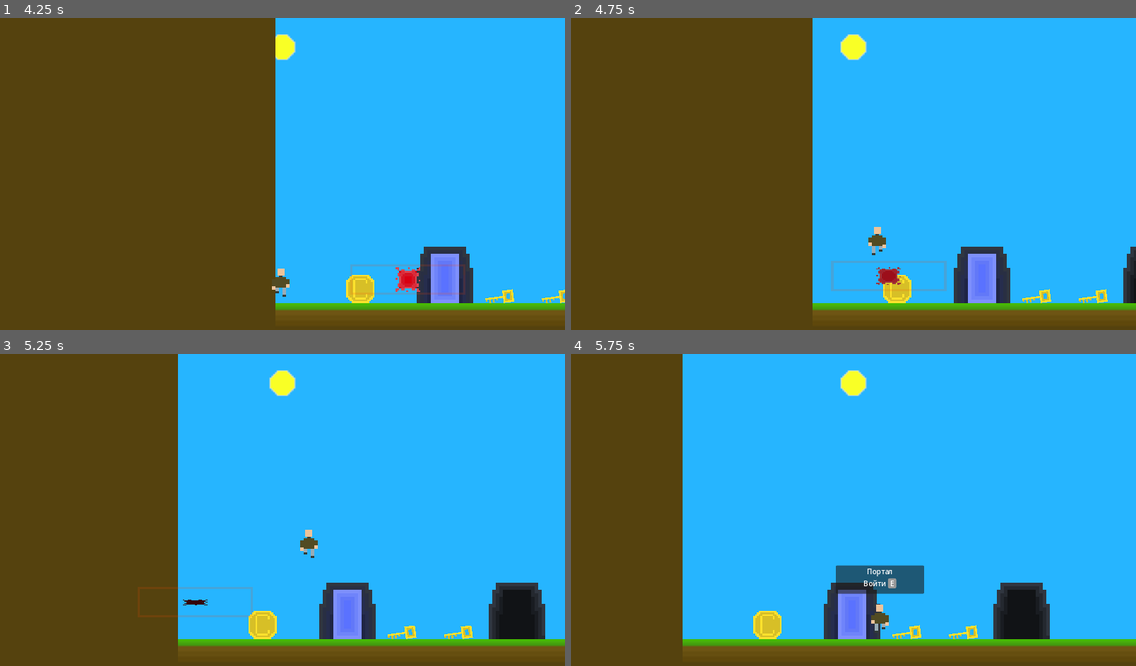
Above: before the commit, frames 1-4 (two rows, left to right).
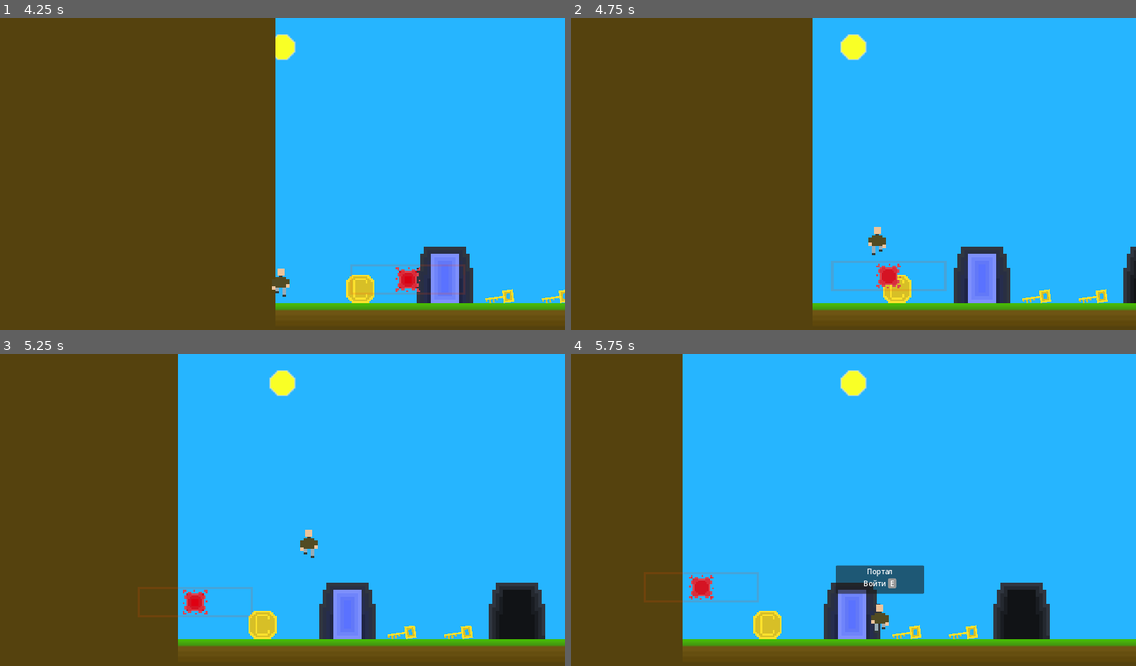
Above: after the commit, the same moments.

Repository: danredtmf/2dplatformertutorial
Game: Godot game, scene res://scenes/levels/1/level.tscn
Same seed, same stepped clock (60 frames per second), same inputs: the game is played once before the commit and once after it.
Inputs:
- Up to frame 1 (4.25 s): hold D (right) 0.53-2.03 s; tap Q (drop) at 0.6, 2.1, 3.6 s; tap W (jump) at 0.77, 1.52, 3.02, 3.77 s; tap E (interact) at 1.35, 2.85 s; hold A (left) from 2.03 s (still down)
- Up to frame 2 (4.75 s): release A (left) at 4.28 s; hold D (right) from 4.28 s (still down); tap E (interact) at 4.35 s; tap W (jump) at 4.52 s
- Up to frame 3 (5.25 s): keep holding D (right); tap Q (drop) at 5.1 s
- Up to frame 4 (5.75 s): keep holding D (right)

Frame 1 is identical in both runs. In frame 2, 0.2% of the frame differs, in the area x 54-59%, y 78-87%; in frame 3, 0.2%; in frame 4, 0.6%, in the area x 12-34%, y 69-80%.

Commit message:
sync changes

Diff:
--- a/objects/coin/coin.gd
+++ b/objects/coin/coin.gd
@@ -2,6 +2,7 @@
 extends RigidBody2D
 
 var _last_object: EnemyBase
+var _can_hit: bool
 
 @onready var _animation_player: AnimationPlayer = $AnimationPlayer
 @onready var _interactive_area: InteractiveArea = $InteractiveArea
@@ -12,7 +13,12 @@
 	gravity_scale = 0.0
 
 func _physics_process(_delta: float) -> void:
-	if _shape_cast_2d.is_colliding():
+	if _animation_player.is_playing() or not sleeping:
+		_can_hit = true
+	else:
+		_can_hit = false
+
+	if _shape_cast_2d.is_colliding() and _can_hit:
 		var object := _shape_cast_2d.get_collider(0)
 		if object is EnemyBase:
 			if object != _last_object:
